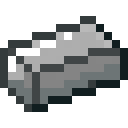
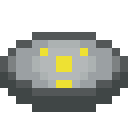
Comparing the layer stacks of the two 128 × 128 images. Changes:
added layer "Radioactive" above "disc" over box(40, 48, 88, 88)
added layer "disc" above "Layer 3" over box(0, 32, 128, 112)
hid "Layer 3" over box(0, 16, 128, 112)
hid "Layer 2" over box(0, 16, 128, 112)
